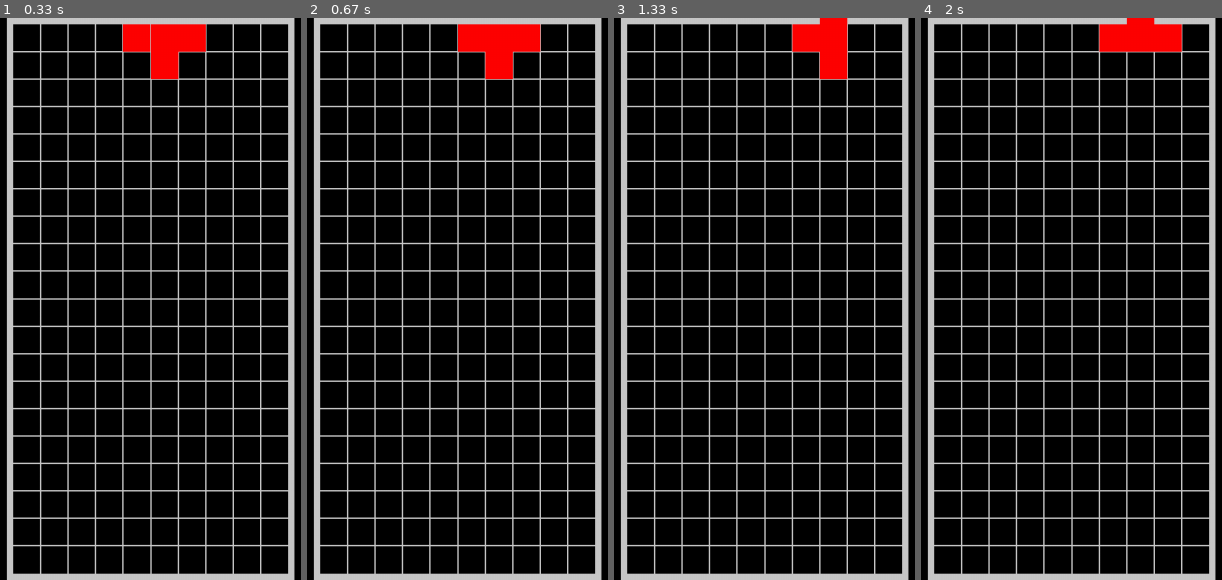
Above: before the commit, frames 1-4 (left to right).
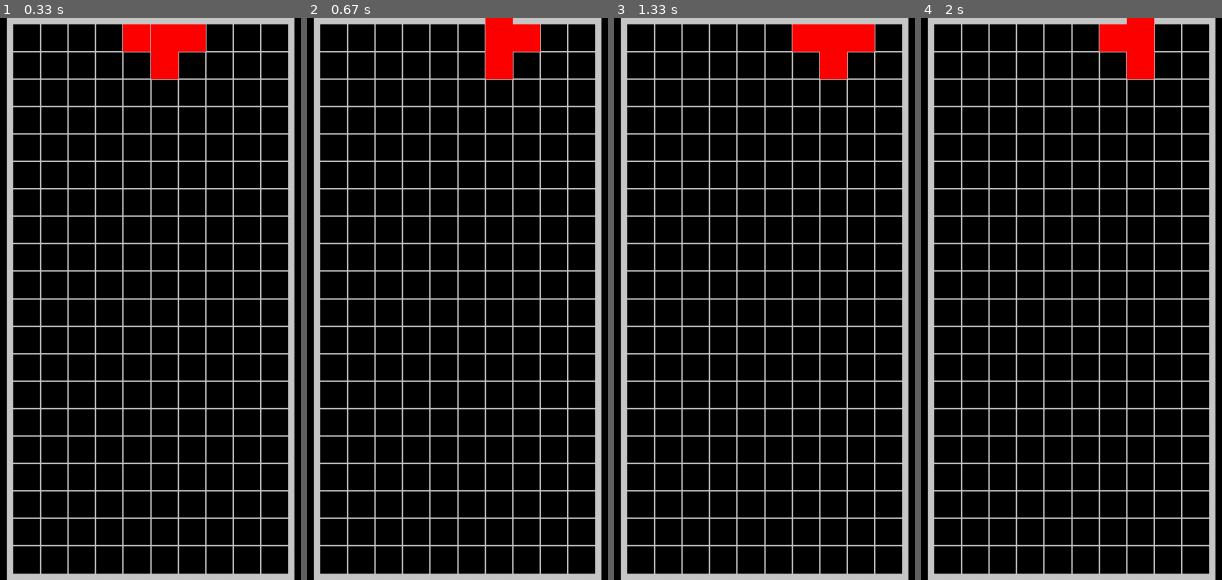
Above: after the commit, the same moments.

Repository: Hrothdel/Pygame-Tetris
Game: pygame game, started from main.py
Two runs of this game, one before a commit and one after it. Both use one fixed random seed, a clock stepped at 60 frames per second and the inputs below.
Inputs:
- Up to frame 1 (0.33 s): no input
- Up to frame 2 (0.67 s): hold Q from 0.33 s (still down); hold Right from 0.33 s (still down)
- Up to frame 3 (1.33 s): release Q at 0.8 s; release Right at 0.8 s; tap W at 0.83 s; hold Right from 1.17 s (still down)
- Up to frame 4 (2 s): release Right at 1.63 s; hold Up 1.67-1.97 s

Frame 1 is identical in both runs. In frame 2, 0.6% of the frame differs, in the area x 50-69%, y 0-7%; in frame 3, 0.6%; in frame 4, 0.9%, in the area x 68-87%, y 1-11%.

Commit message:
Add collisions

Diff:
--- a/entities.py
+++ b/entities.py
@@ -25,8 +25,10 @@
             block_x = block.getX()
             block_y = block.getY()
 
-            block.setX(block_y)
-            block.setY(block_x * (-1))
+            block.setX((block_y - self.__rotation_point_y) +
+                self.__rotation_point_x)
+            block.setY((block_x - self.__rotation_point_x) *
+                (-1) + self.__rotation_point_y)
 
     def getBlocks(self):
         return self.__blocks
--- /dev/null
+++ b/exceptions.py
@@ -0,0 +1,2 @@
+class Collision(Exception):
+    pass
--- a/services.py
+++ b/services.py
@@ -1,5 +1,7 @@
 import pygame
 from entities import Piece
+from entities import Block
+from exceptions import Collision
 
 class GameService:
     def __init__(self, grid_columns, grid_rows):
@@ -46,8 +48,21 @@
         for block in blocks:
             self.__removeBlockFromGrid(block)
 
+    def __checkPieceCollision(self, piece):
+        blocks = piece.getBlocks()
+
+        for block in blocks:
+            block_x = block.getX()
+            block_y = block.getY()
+
+            if self.__grid[block_y][block_x] != 0:
+                print("collision")
+                raise Collision("Collision")
+
     def __addPieceToGrid(self, piece):
         blocks = piece.getBlocks()
+
+        self.__checkPieceCollision(piece)
 
         for block in blocks:
             self.__addBlockToGrid(block)
@@ -64,7 +79,12 @@
         if type(piece) == Piece:
             self.__removePieceFromGrid(piece)
             piece.move(position_x, position_y)
-            self.__addPieceToGrid(piece)
+
+            try:
+                self.__addPieceToGrid(piece)
+            except Collision:
+                piece.move(position_x * (-1), position_y * (-1))
+                self.__addPieceToGrid(piece)
 
     def moveLeft(self):
         self.__movePiece(-1, 0)
@@ -76,10 +96,28 @@
         self.__movePiece(0, 1)
 
     def rotateClockwise(self):
-        self.__controlled_piece.rotateClockwise()
+        piece = self.__controlled_piece
+
+        self.__removePieceFromGrid(piece)
+        piece.rotateClockwise()
+
+        try:
+            self.__addPieceToGrid(piece)
+        except Collision:
+            piece.rotateCounterclockwise()
+            self.__addPieceToGrid(piece)
 
     def rotateCounterclockwise(self):
-        self.__controlled_piece.rotateCounterclockwise()
+        piece = self.__controlled_piece
+
+        self.__removePieceFromGrid(piece)
+        piece.rotateCounterclockwise()
+
+        try:
+            self.__addPieceToGrid(piece)
+        except Collision:
+            piece.rotateClockwise()
+            self.__addPieceToGrid(piece)
 
     def getControlledPiece(self):
         return self.__controlled_piece
--- a/ui.py
+++ b/ui.py
@@ -29,6 +29,7 @@
             pygame.K_UP: self.__service.rotateClockwise,
             pygame.K_w: self.__service.rotateClockwise,
             pygame.K_k: self.__service.rotateClockwise,
+            pygame.K_q: self.__service.rotateCounterclockwise,
         }
 
     def __quit(self):
